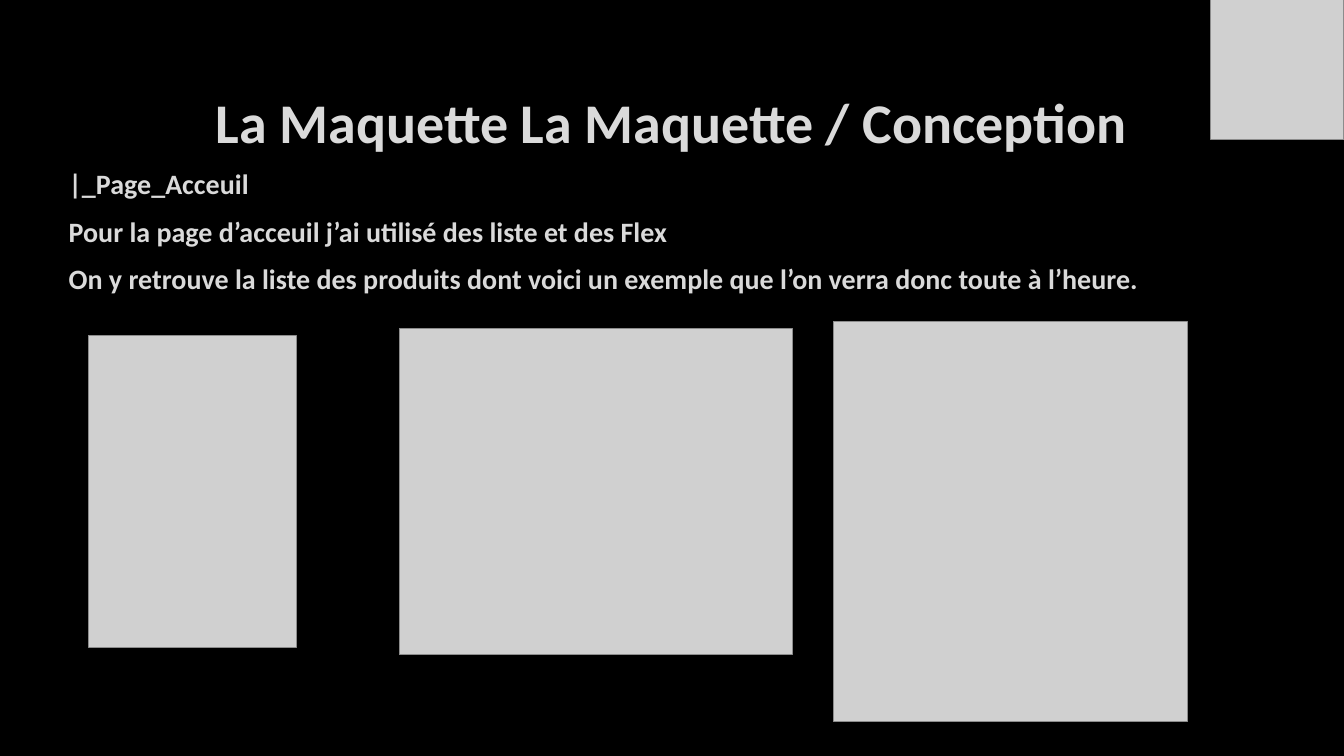
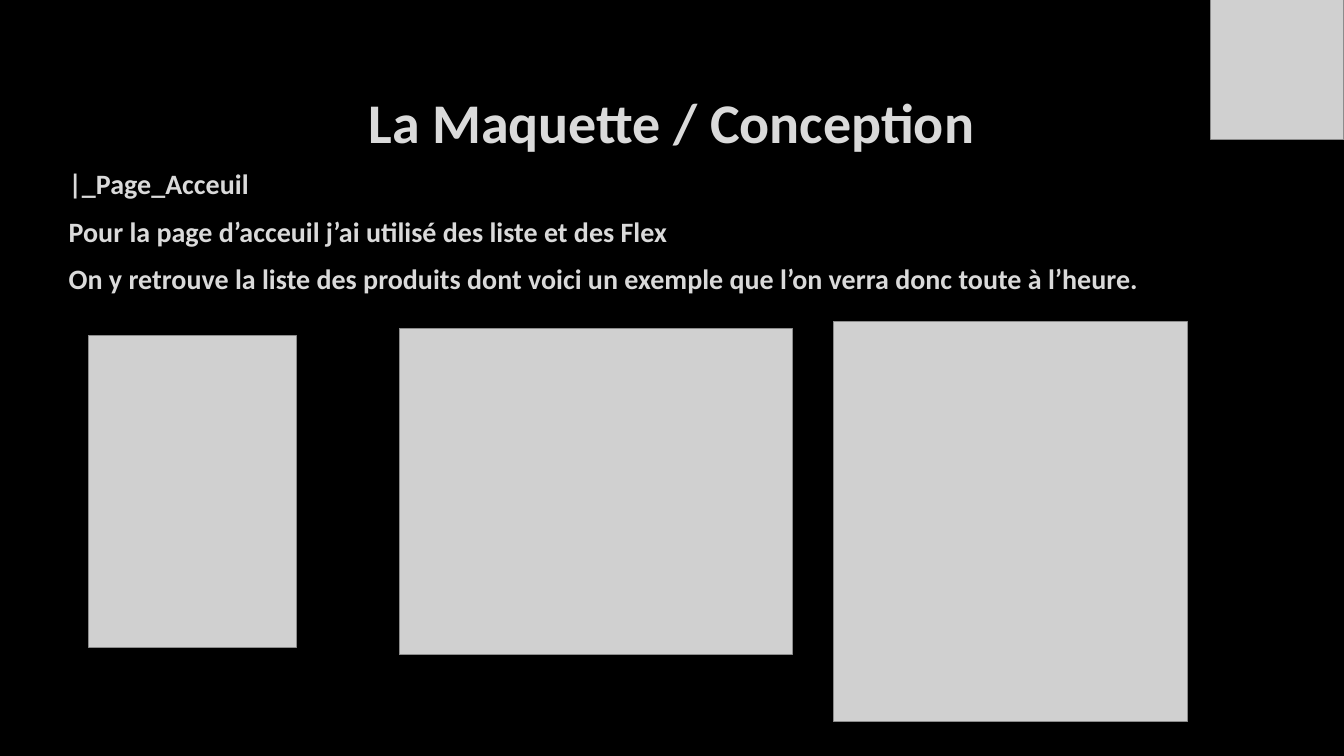
Before and after one commit to RuBy-67/E5, a slide deck: slide 6 of zEn +/Buy your space place.pptx. Drawn at 1344x756 pixels with LibreOffice and Linux fonts; fonts in the diff are those of the drawing; grey boxes stand for pictures; background and template pictures are left out. Boxes give left, top, right and bottom in pixels: in the first picture for what was removed or moved away, otherwise in the second. Text is boxed around its words. In the diff, an @@ line names an element or a change of style, - is before the commit and + after.

```diff
--- a/zEn +/Buy your space place.pptx
+++ b/zEn +/Buy your space place.pptx
@@ title at (369, 103, 974, 152): text changed @@
-La Maquette La Maquette / Conception
+La Maquette / Conception
```
Also in this commit, not shown: 5 other slides changed, 1 slide added, 10 other files.
